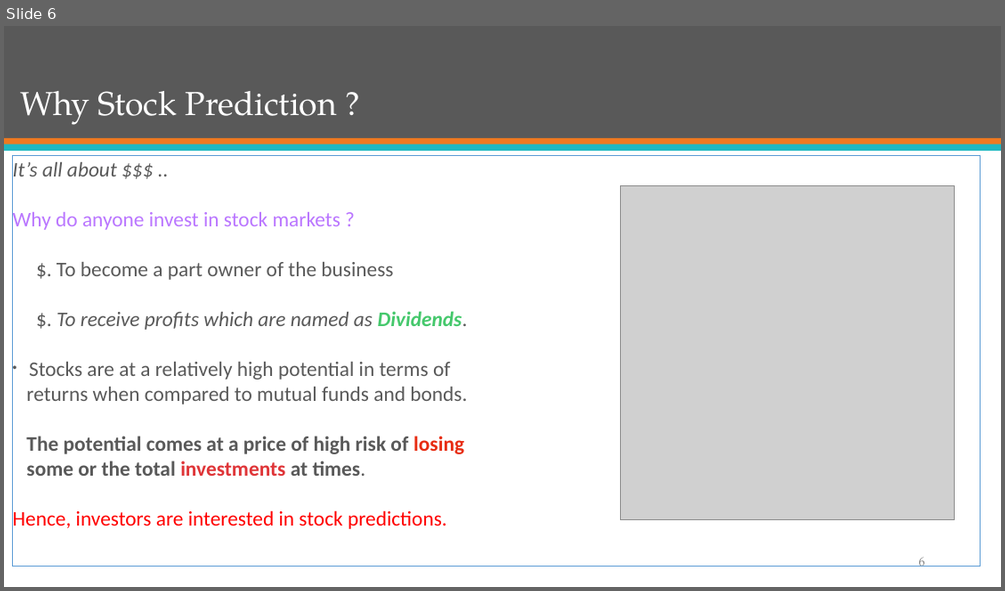
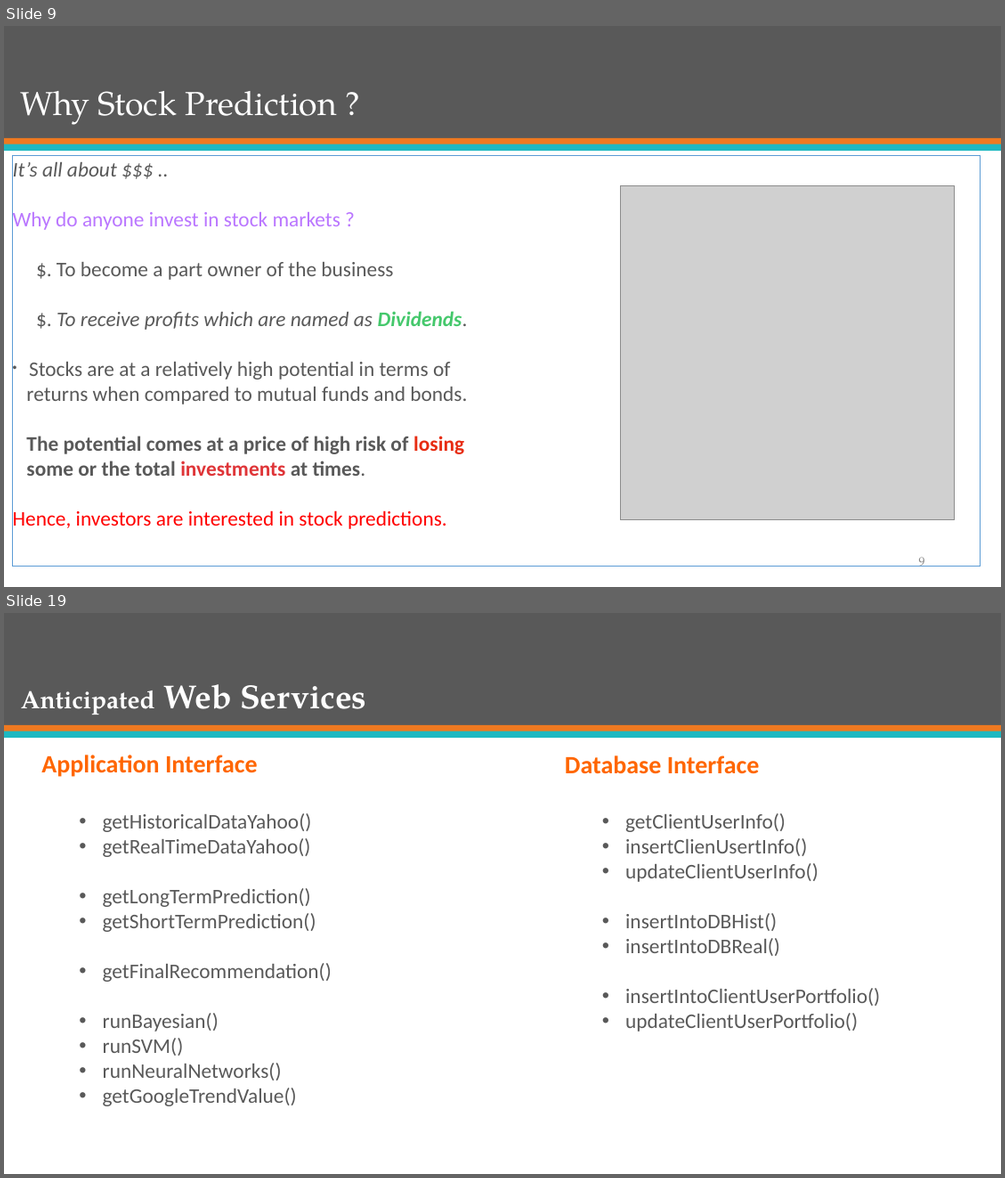
Before and after one commit to mJaiswal/Stock-Market-Prediction-Project, a slide deck: All Documentation/Presentations/Group 13 - ECE 568 - Final Project Preliminary Presentation.pptx. Shown one above the other, each under a label of ours: slide 6 before the commit, slides 9 and 19 after it; the slides between them are not shown. The pictures are 1005x591 and 1005x1178 pixels, drawn with LibreOffice and Linux fonts; fonts in the diff are those of the drawing; grey boxes stand for pictures. Boxes give left, top, right and bottom in pixels: in the first picture for what was removed or moved away, otherwise in the second. Text is boxed around its words. In the diff, an @@ line names an element or a change of style, - is before the commit and + after.

```diff
--- a/All Documentation/Presentations/Group 13 - ECE 568 - Final Project Preliminary Presentation.pptx
+++ b/All Documentation/Presentations/Group 13 - ECE 568 - Final Project Preliminary Presentation.pptx
@@ slide 19 added at box(4, 613, 1001, 1174), background #FFFFFF; not listed: 3 template elements that a slide beside it also shows @@
@@ title added at box(21, 684, 366, 714), 24 pt, text #FFFFFF, bold @@
+Anticipated Web Services
@@ text added at box(41, 755, 332, 1106), 20 pt, text #595959 @@
+Application Interface
+  • getHistoricalDataYahoo()
+  • getRealTimeDataYahoo()
+  • getLongTermPrediction()
+  • getShortTermPrediction()
+  • getFinalRecommendation()
+  • runBayesian()
+  • runSVM()
+  • runNeuralNetworks()
+  • getGoogleTrendValue()
@@ text added at box(565, 755, 880, 1031), 20 pt, text #595959 @@
+Database Interface
+  • getClientUserInfo()
+  • insertClienUsertInfo()
+  • updateClientUserInfo()
+  • insertIntoDBHist()
+  • insertIntoDBReal()
+  • insertIntoClientUserPortfolio()
+  • updateClientUserPortfolio()
@@ what was slide 6 is now slide 9 @@
@@ page number at box(919, 556, 925, 566): text changed @@
-6
+9
```
Also in this commit, not shown: 9 slides changed, 10 other slides added, 2 slides removed, 1 other file.
